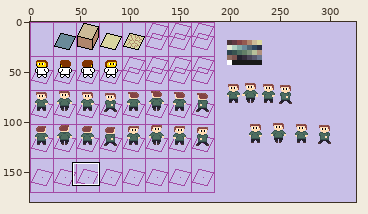
File history of a sprite sheet, images/tilesRaw.png. The picture above shows the old version from afar; the outline marks the close-up.
Close-up. First the earlier version:
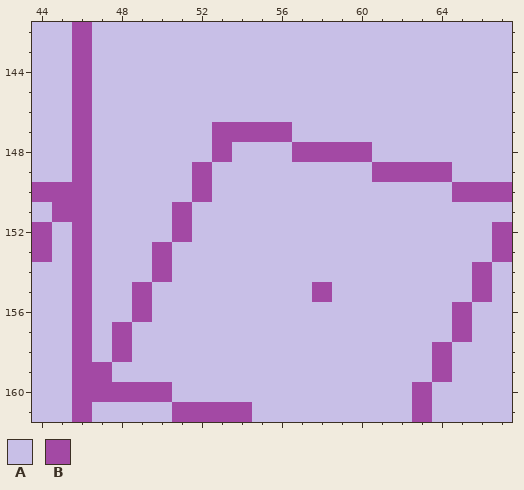
The file is 326x180 pixels. Shown: x 44..67, y 142..161. The commit also changed other parts of the picture, which this record leaves out.
Palette (. is transparent): A #c8bfe7  B #a349a4
Pixels before, first column x 44:
142 AABAAAAAAAAAAAAAAAAAAAAA
143 AABAAAAAAAAAAAAAAAAAAAAA
144 AABAAAAAAAAAAAAAAAAAAAAA
145 AABAAAAAAAAAAAAAAAAAAAAA
146 AABAAAAAAAAAAAAAAAAAAAAA
147 AABAAAAAABBBBAAAAAAAAAAA
148 AABAAAAAABAAABBBBAAAAAAA
149 AABAAAAABAAAAAAAABBBBAAA
150 BBBAAAAABAAAAAAAAAAAABBB
151 ABBAAAABAAAAAAAAAAAAAAAA
152 BABAAAABAAAAAAAAAAAAAAAB
153 BABAAABAAAAAAAAAAAAAAAAB
154 AABAAABAAAAAAAAAAAAAAABA
155 AABAABAAAAAAAABAAAAAAABA
156 AABAABAAAAAAAAAAAAAAABAA
157 AABABAAAAAAAAAAAAAAAABAA
158 AABABAAAAAAAAAAAAAAABAAA
159 AABBAAAAAAAAAAAAAAAABAAA
160 AABBBBBAAAAAAAAAAAABAAAA
161 AABAAAABBBBAAAAAAAABAAAA
The result:
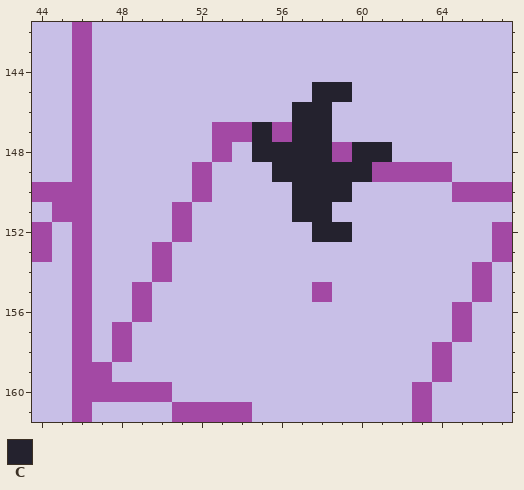
Colours new in this view: C #24222e
Edits made:
The author changed colour A to colour C in row 145 at x 58 to 59; in rows 146 to 147 at x 57 to 58; in row 148 at x 55 to 56 and 61; in row 149 at x 56 to 60; in row 150 at x 57 to 59; in row 151 at x 57 to 58.
The author changed colour A to colour C in row 152 at x 58 to 59.
The author changed colour B to colour C in row 147 at x 55; in row 148 at x 57 to 58 and 60.
